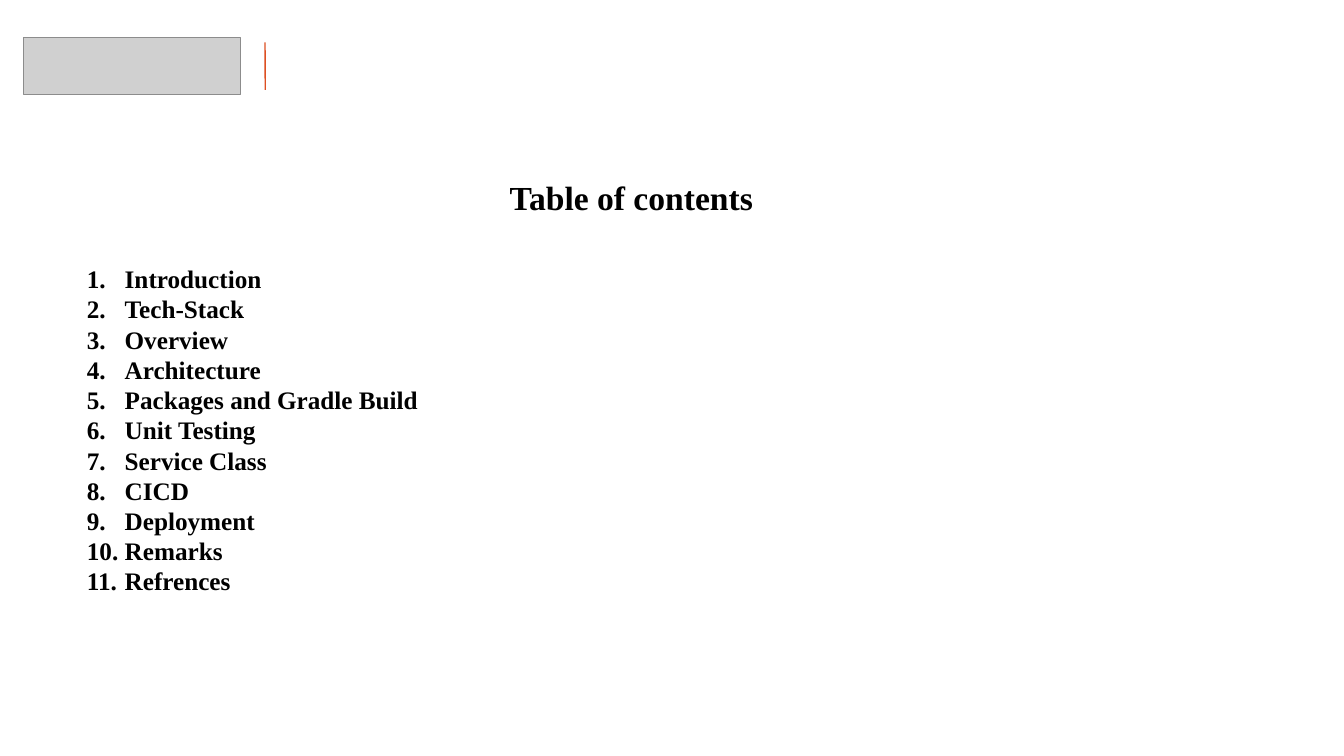
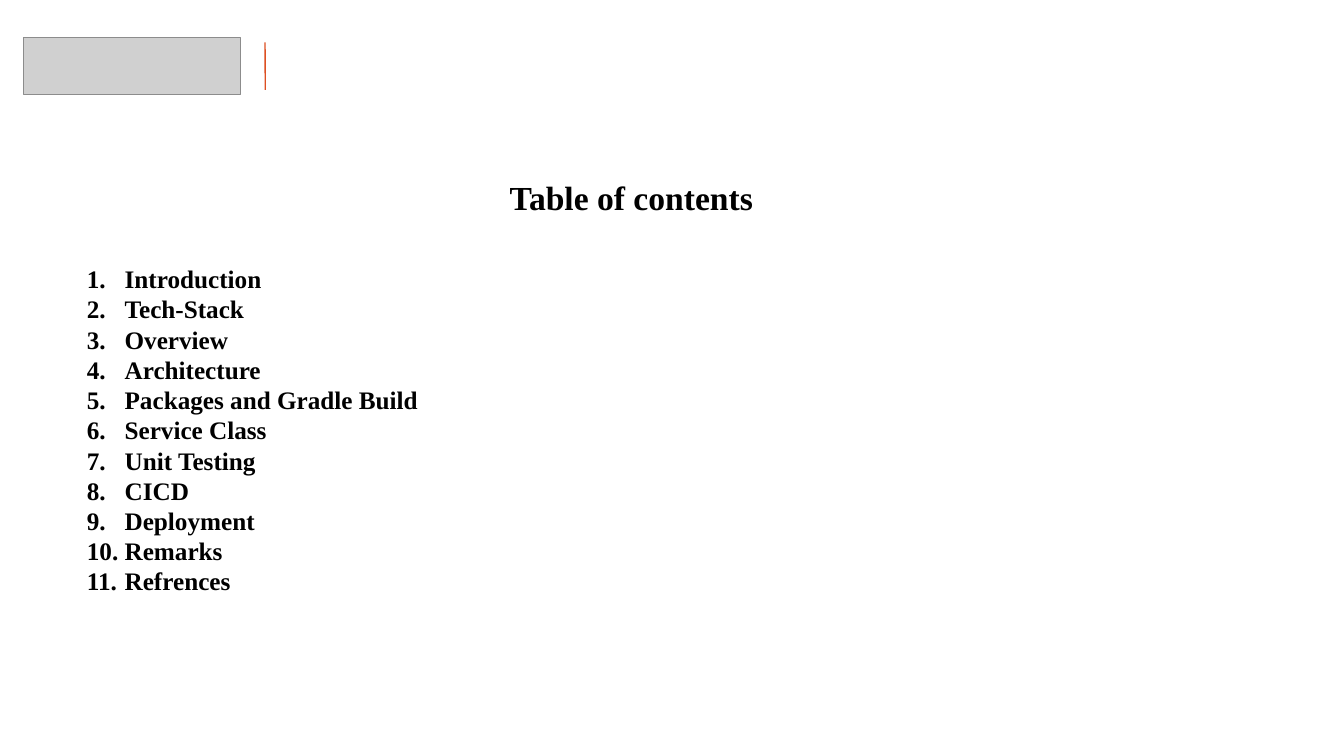
Before and after one commit to satanpotato98/HDFC-Capstone-Project, a slide deck: slide 2 of Capstone_Project.pptx. Drawn at 1344x756 pixels with LibreOffice and Linux fonts; fonts in the diff are those of the drawing; grey boxes stand for pictures; background and template pictures are left out. Boxes give left, top, right and bottom in pixels: in the first picture for what was removed or moved away, otherwise in the second. Text is boxed around its words. In the diff, an @@ line names an element or a change of style, - is before the commit and + after.

```diff
--- a/Capstone_Project.pptx
+++ b/Capstone_Project.pptx
@@ text at (125,421,266,440): paragraph added @@
+6. Service Class
@@ text at (125,452,266,471): paragraph removed @@
-7. Service Class
```
Also in this commit, not shown: 5 other files.
